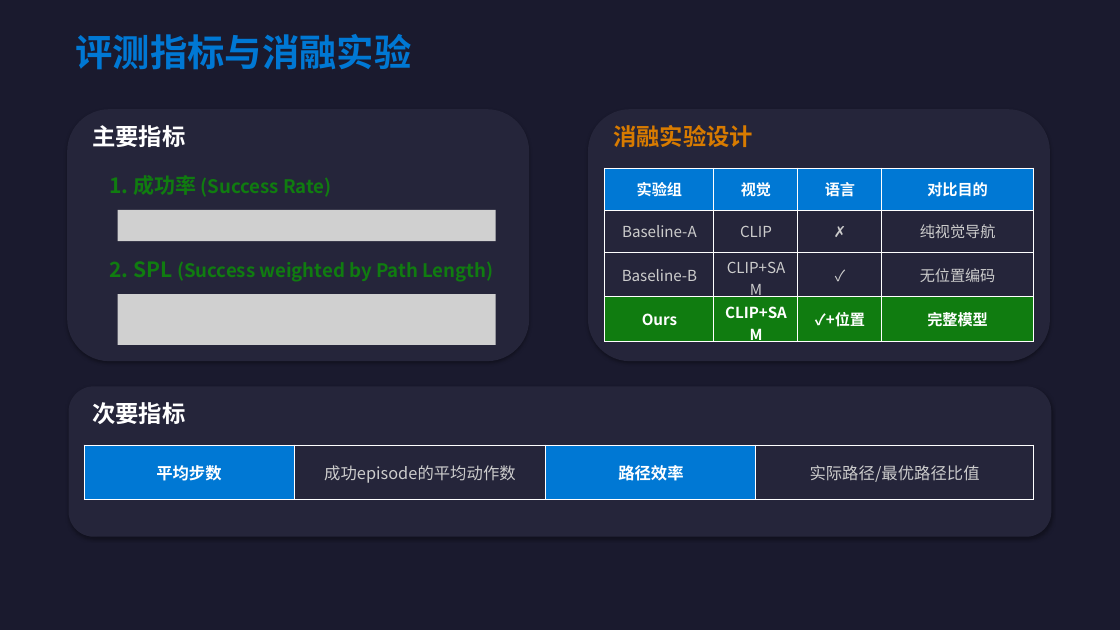
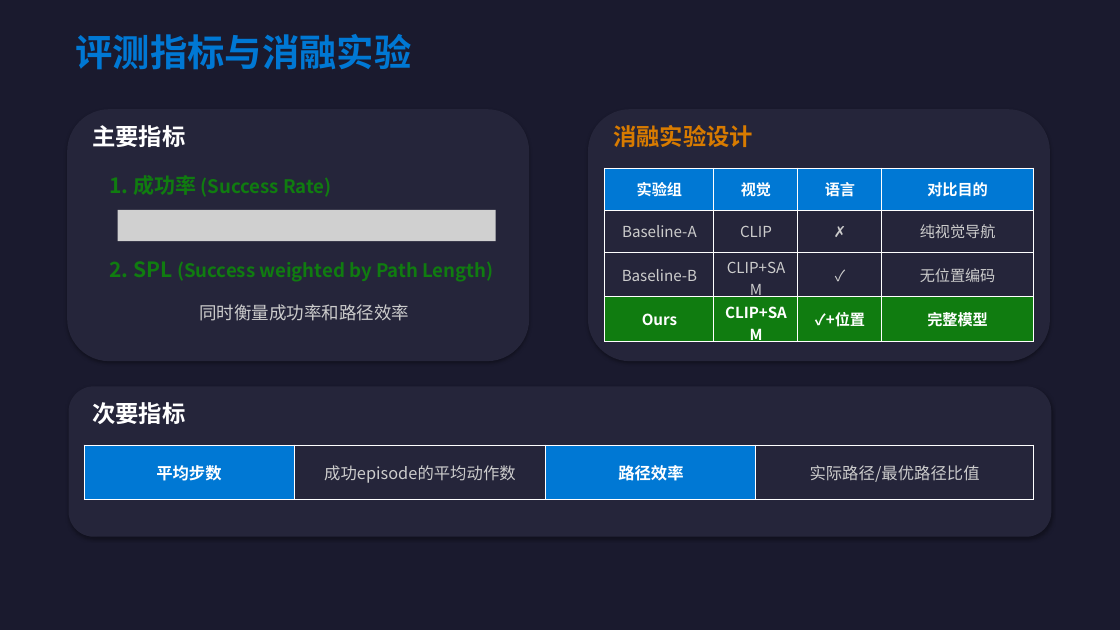
Before and after one commit to QAWe-ikun/mLLM, a slide deck: slide 9 of docs/开题展示.pptx. Drawn at 1120x630 pixels with LibreOffice and Linux fonts; fonts in the diff are those of the drawing; grey boxes stand for pictures. Boxes give left, top, right and bottom in pixels: in the first picture for what was removed or moved away, otherwise in the second. Text is boxed around its words. In the diff, an @@ line names an element or a change of style, - is before the commit and + after.

```diff
--- a/docs/开题展示.pptx
+++ b/docs/开题展示.pptx
@@ picture removed at bbox=[118, 294, 496, 345] @@
@@ text added at bbox=[199, 304, 409, 321], 15 pt, text #CCCCCC @@
+同时衡量成功率和路径效率
```
Also in this commit, not shown: 4 other slides changed, 9 other files.
